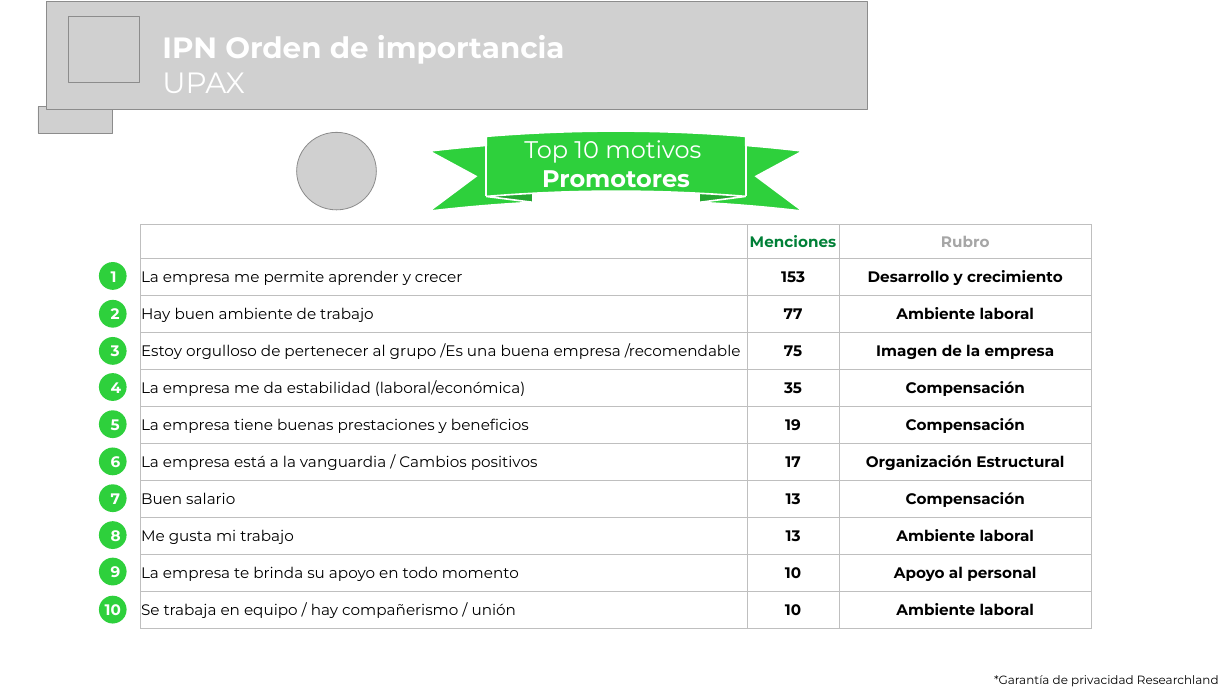
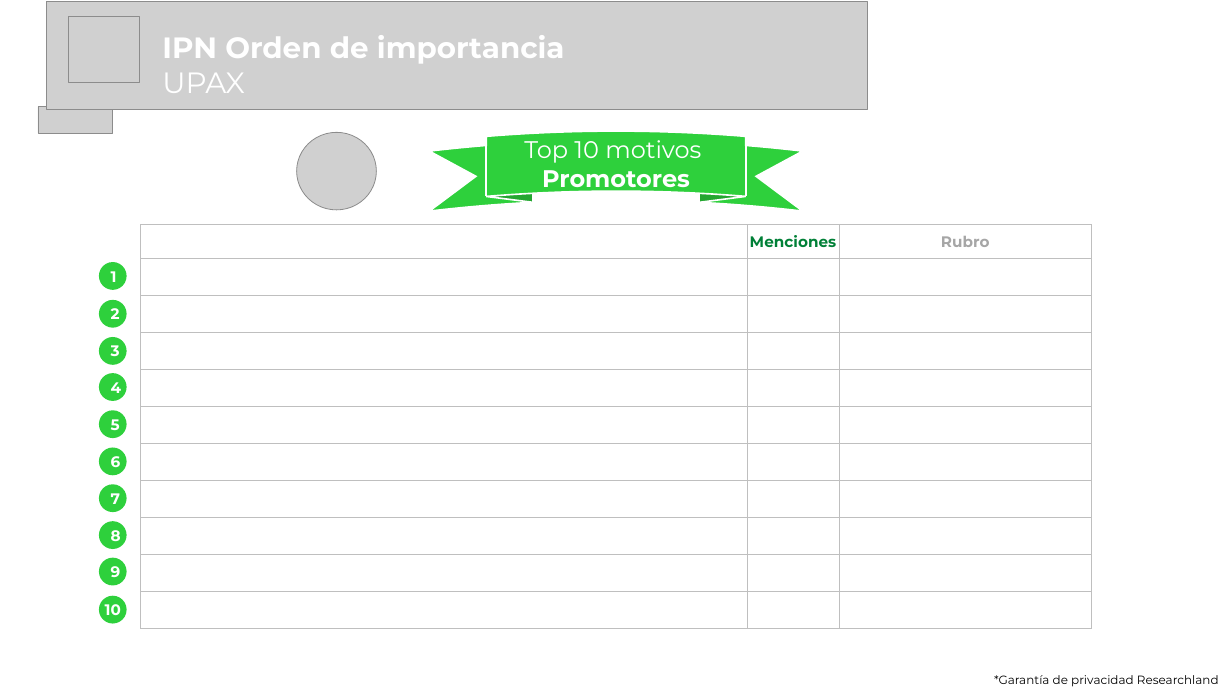
Before and after one commit to researchland-gu/automatizacion_presentaciones, a slide deck: slide 9 of Plantillas_pptx/IPN_Colaboradores UPAX_automatizada.pptx. Drawn at 1232x696 pixels with LibreOffice and Linux fonts; fonts in the diff are those of the drawing; grey boxes stand for pictures; background and template pictures are left out. Boxes give left, top, right and bottom in pixels: in the first picture for what was removed or moved away, otherwise in the second. Text is boxed around its words. In the diff, an @@ line names an element or a change of style, - is before the commit and + after.

```diff
--- a/Plantillas_pptx/IPN_Colaboradores UPAX_automatizada.pptx
+++ b/Plantillas_pptx/IPN_Colaboradores UPAX_automatizada.pptx
@@ table at (140,224,1091,627) @@
-row 2: La empresa me permite aprender y crecer | 153 | Desarrollo y crecimiento
+row 2:  |  | 
-row 3: Hay buen ambiente de trabajo | 77 | Ambiente laboral
+row 3:  |  | 
-row 4: Estoy orgulloso de pertenecer al grupo /Es una buena empresa /recomendable | 75 | Imagen de la empresa
+row 4:  |  | 
-row 5: La empresa me da estabilidad (laboral/económica) | 35 | Compensación
+row 5:  |  | 
-row 6: La empresa tiene buenas prestaciones y beneficios | 19 | Compensación
+row 6:  |  | 
-row 7: La empresa está a la vanguardia / Cambios positivos | 17 | Organización Estructural
+row 7:  |  | 
-row 8: Buen salario | 13 | Compensación
+row 8:  |  | 
-row 9: Me gusta mi trabajo | 13 | Ambiente laboral
+row 9:  |  | 
-row 10: La empresa te brinda su apoyo en todo momento | 10 | Apoyo al personal
+row 10:  |  | 
-row 11: Se trabaja en equipo / hay compañerismo / unión | 10 | Ambiente laboral
+row 11:  |  | 
```
Also in this commit, not shown: 5 other slides changed, 2 other files.
